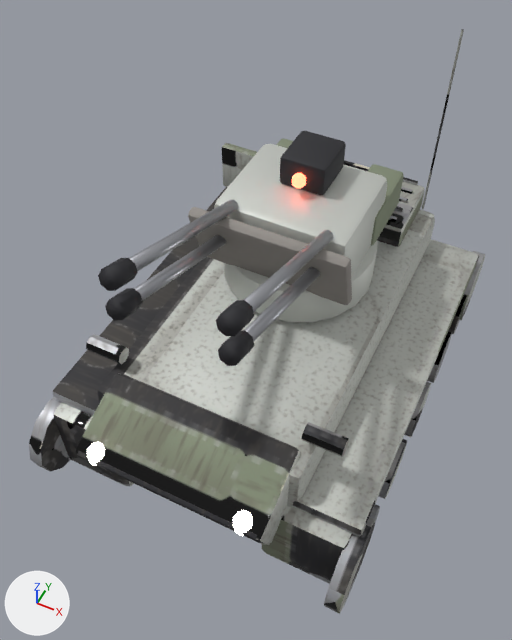
A saved change to the Blender file models/source/aa.blend.
The view is the same before and after, from a 50 mm camera at (1.93, -4.51, 6.44) aimed at (-0.07, -0.5, 1.42). The lights are fixed; the arrows at lower left show +X, +Y and +Z. The picture after the commit comes second.

Before the edit, the objects in view are built like this:
```python
me_cube = bpy.data.meshes.new('Cube')
me_cube.from_pydata(...)  # 972 vertices, 806 faces; spans x -0.5..2.7, y -2.36..2.3, z -0.44..3.03
me_cube.polygons.foreach_set('use_smooth', [True] * 806)
# faces by material slot: [300, 170, 216, 120]
me_cube.materials.append(mat_dark_hull)
me_cube.materials.append(mat_steel_hull)
me_cube.materials.append(mat_teampaint_hull)
me_cube.materials.append(mat_lightwhite_hull)
me_cylinder_017 = bpy.data.meshes.new('Cylinder.017')
me_cylinder_017.from_pydata(...)  # 434 vertices, 412 faces; spans x -0.75..0.75, y -0.8..1.0, z -0.25..1.05
me_cylinder_017.polygons.foreach_set('use_smooth', [True] * 412)
# faces by material slot: [156, 54, 54, 40, 108]
me_cylinder_017.materials.append(mat_teampaint)  # light grey #cbcec8
me_cylinder_017.materials.append(mat_concretedark)  # grey #95908b
me_cylinder_017.materials.append(mat_dark)  # dark grey #303035
me_cylinder_017.materials.append(mat_lightred)  # red #ff6145, glowing red #ff6145
me_cylinder_017.materials.append(mat_olive)  # grey #89937c
me_cylinder_018 = bpy.data.meshes.new('Cylinder.018')
me_cylinder_018.from_pydata(...)  # 144 vertices, 88 faces; spans x -0.53..0.53, y -0.2..0.25, z 0.17..2.13
me_cylinder_018.polygons.foreach_set('use_smooth', [True] * 88)
# faces by material slot: [48, 40]
me_cylinder_018.materials.append(mat_steel)  # grey #adafb5
me_cylinder_018.materials.append(mat_dark)  # dark grey #303035
ob_barrel = bpy.data.objects.new('Barrel', me_cylinder_018)
ob_barrel.parent = ob_turret
ob_barrel.location = (0.0, -0.3, 0.5)
ob_barrel.rotation_euler = (1.221, 0.0, 0.0)  # degrees (70, 0, 0)
ob_hull = bpy.data.objects.new('Hull', me_cube)
ob_hull.location = (-1.1, 0.0, 0.47)
ob_turret = bpy.data.objects.new('Turret', me_cylinder_017)
ob_turret.location = (0.0, 0.3, 1.7)
```
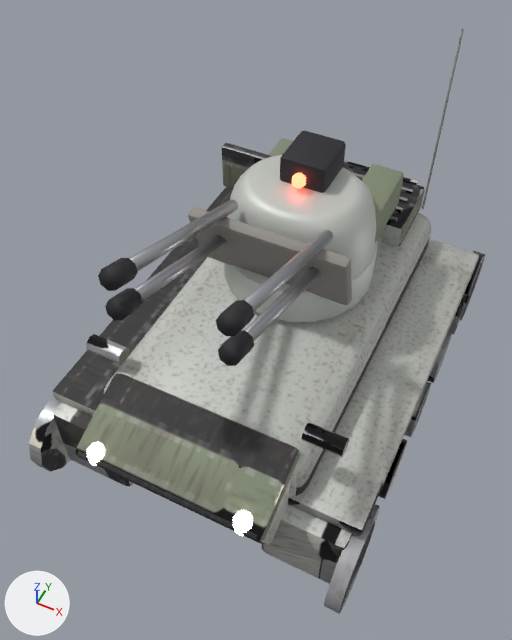
The edits, one by one:
me_cube is used by ob_hull; location (-1.1, 0.0, 0.47).
me_cube had 972 vertices, 806 faces and spanned x -0.5..2.7, y -2.36..2.3, z -0.44..3.03.
me_cube now has 1068 vertices, 902 faces and spans x -0.5..2.7, y -2.36..2.3, z -0.44..3.03.
me_cube part 1: the loose piece of 56 vertices spanning x 0.1..2.1, y -1.85..1.85, z 0.12..0.92 is rebuilt with 152 vertices and now spans x 0.1..2.1, y -1.85..1.85, z 0.12..0.92.
me_cube part 2: 650 kept faces spanning x -0.5..2.7, y -2.36..2.3, z -0.44..3.03 get new texture (UV) coordinates.
me_cylinder_017 is used by ob_turret; location (0.0, 0.3, 1.7).
me_cylinder_017 had 434 vertices, 412 faces and spanned x -0.75..0.75, y -0.8..1.0, z -0.25..1.05.
me_cylinder_017 now has 658 vertices, 612 faces and spans x -0.75..0.75, y -0.8..1.0, z -0.25..1.05.
me_cylinder_017 part 3: the loose piece of 56 vertices spanning x -0.65..0.65, y -0.55..0.55, z 0.05..0.75 is rebuilt with 280 vertices and now spans x -0.72..0.72, y -0.62..0.6, z 0.08..0.8.

Boxes (x1, y1, x2, y2) around the edits, measured in the pictures (512 x 640 px):
part 1 of me_cube, rebuilt
    before: (98, 210, 435, 507)
    after: (104, 213, 431, 497)
part 2 of me_cube, surface changed
    both: (29, 65, 485, 614)
part 3 of me_cylinder_017, rebuilt (14% narrower, 7% shorter)
    before: (214, 144, 387, 278)
    after: (227, 155, 376, 280)
